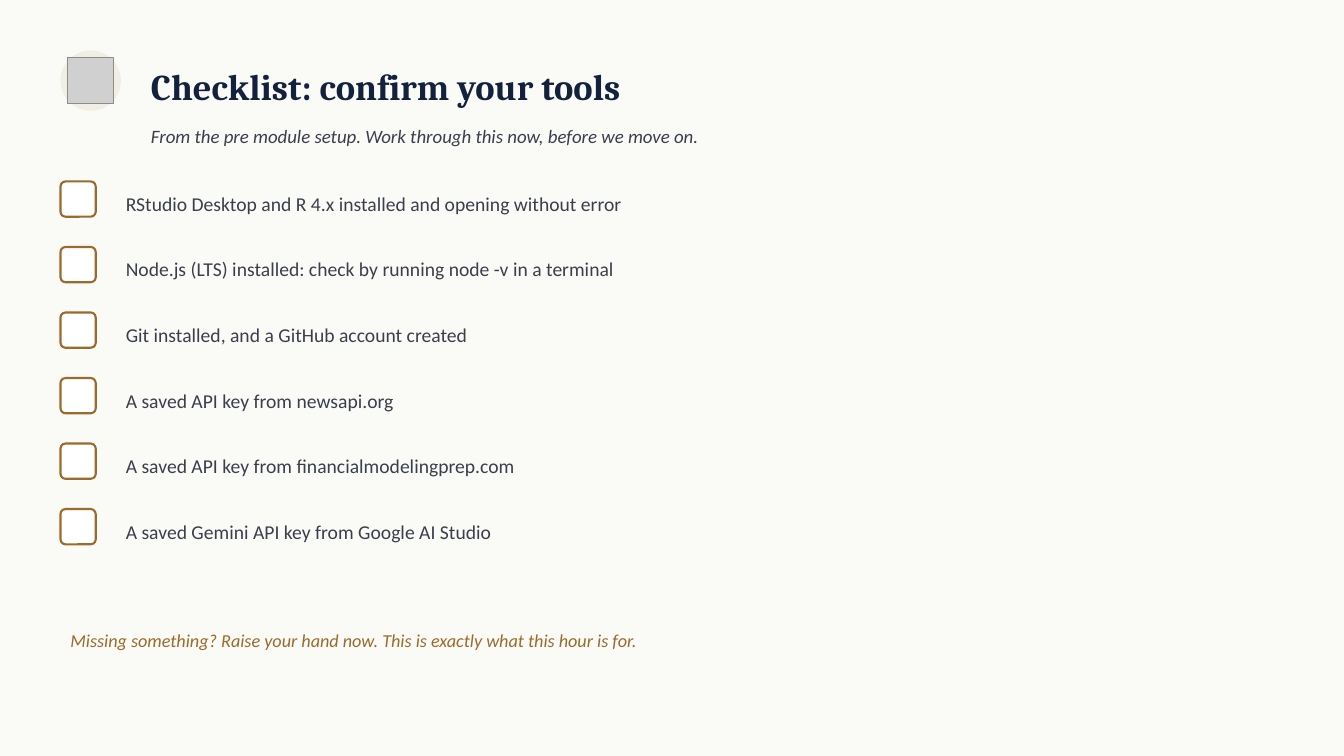
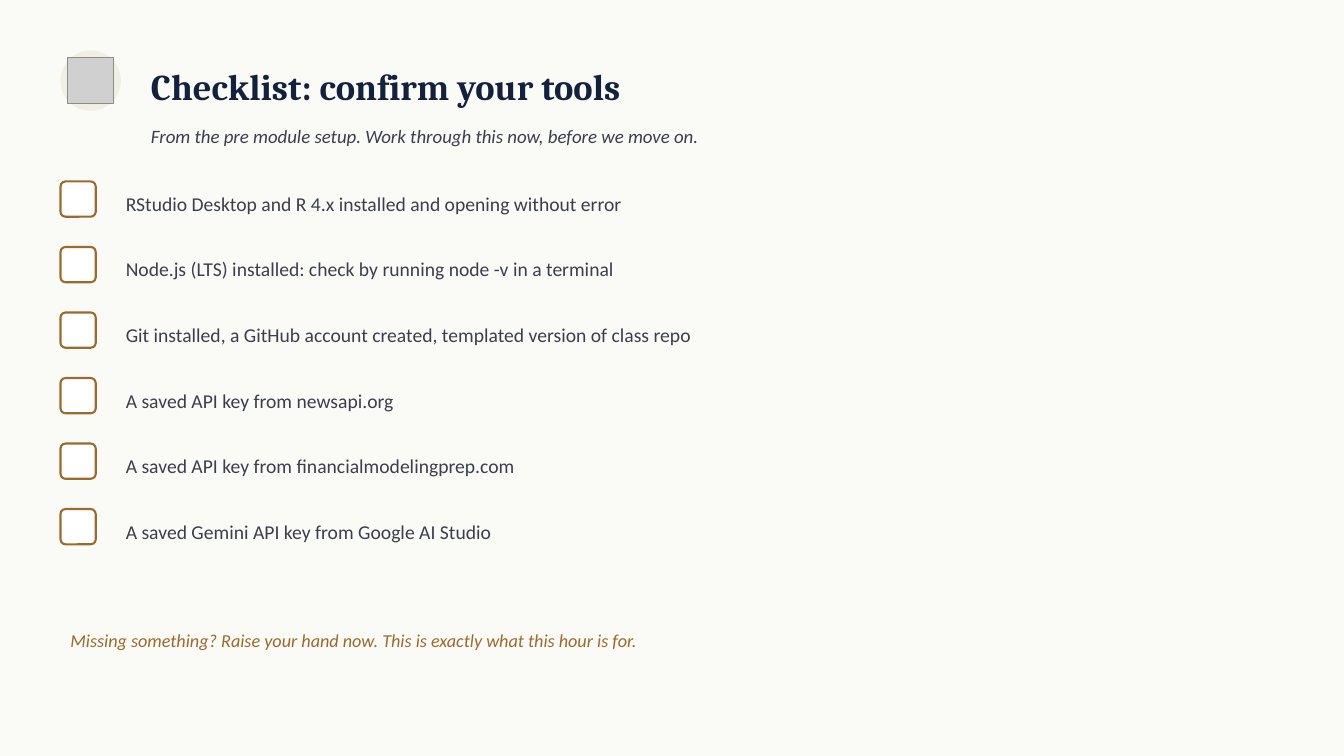
Before and after one commit to kwartler/vienna-genai-finance-course, a slide deck: slide 42 of lessons/day1/environment_setup_orientation_TK.pptx. Drawn at 1344x756 pixels with LibreOffice and Linux fonts; fonts in the diff are those of the drawing; grey boxes stand for pictures. Boxes give left, top, right and bottom in pixels: in the first picture for what was removed or moved away, otherwise in the second. Text is boxed around its words. In the diff, an @@ line names an element or a change of style, - is before the commit and + after.

```diff
--- a/lessons/day1/environment_setup_orientation_TK.pptx
+++ b/lessons/day1/environment_setup_orientation_TK.pptx
@@ text at [126, 328, 691, 345]: text changed @@
-Git installed, and a GitHub account created
+Git installed, a GitHub account created, templated version of class repo
```
Also in this commit, not shown: 3 other slides changed, 2 other files.
